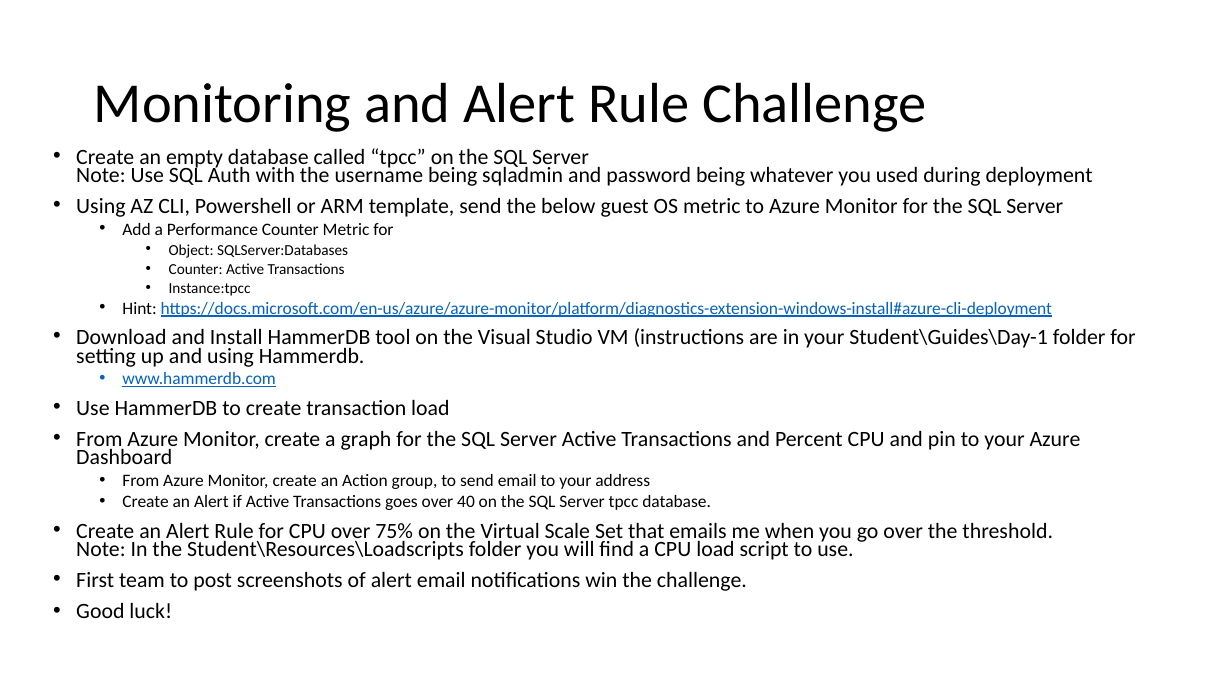
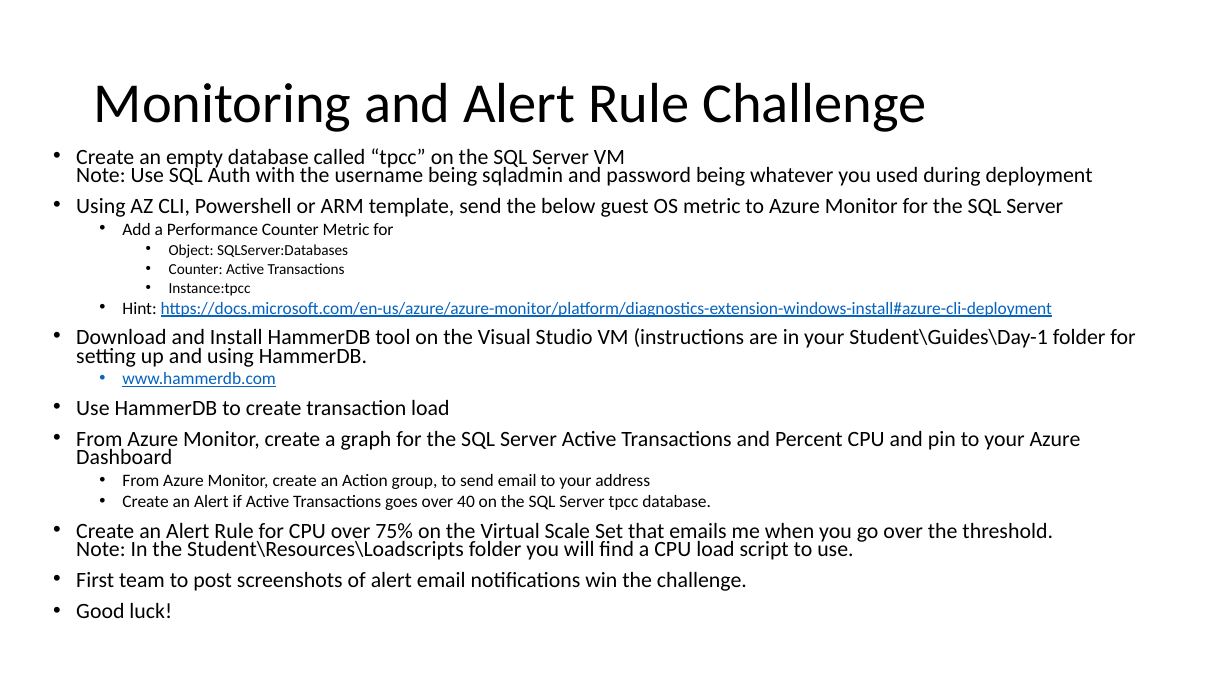
Before and after one commit to msghaleb/AzureMonitorHackathon, a slide deck: slide 5 of Student/Guides/Challenges.pptx. Drawn at 1232x693 pixels with LibreOffice and Linux fonts; fonts in the diff are those of the drawing. Boxes give left, top, right and bottom in pixels: in the first picture for what was removed or moved away, otherwise in the second. Text is boxed around its words. In the diff, an @@ line names an element or a change of style, - is before the commit and + after.

```diff
--- a/Student/Guides/Challenges.pptx
+++ b/Student/Guides/Challenges.pptx
@@ text at [76, 148, 1093, 186]: text changed @@
-• Create an empty database called “tpcc” on the SQL Server
-  Note: Use SQL Auth with the username being sqladmin and password being whatever you used during deployment
+• Create an empty database called “tpcc” on the SQL Server VM
+  Note: Use SQL Auth with the username being sqladmin and password being whatever you used during deployment
@@ text at [76, 328, 1135, 367]: text changed @@
-• Download and Install HammerDB tool on the Visual Studio VM (instructions are in your Student\Guides\Day-1 folder for setting up and using Hammerdb.
+• Download and Install HammerDB tool on the Visual Studio VM (instructions are in your Student\Guides\Day-1 folder for setting up and using HammerDB.
```
Also in this commit, not shown: 5 other slides changed.
